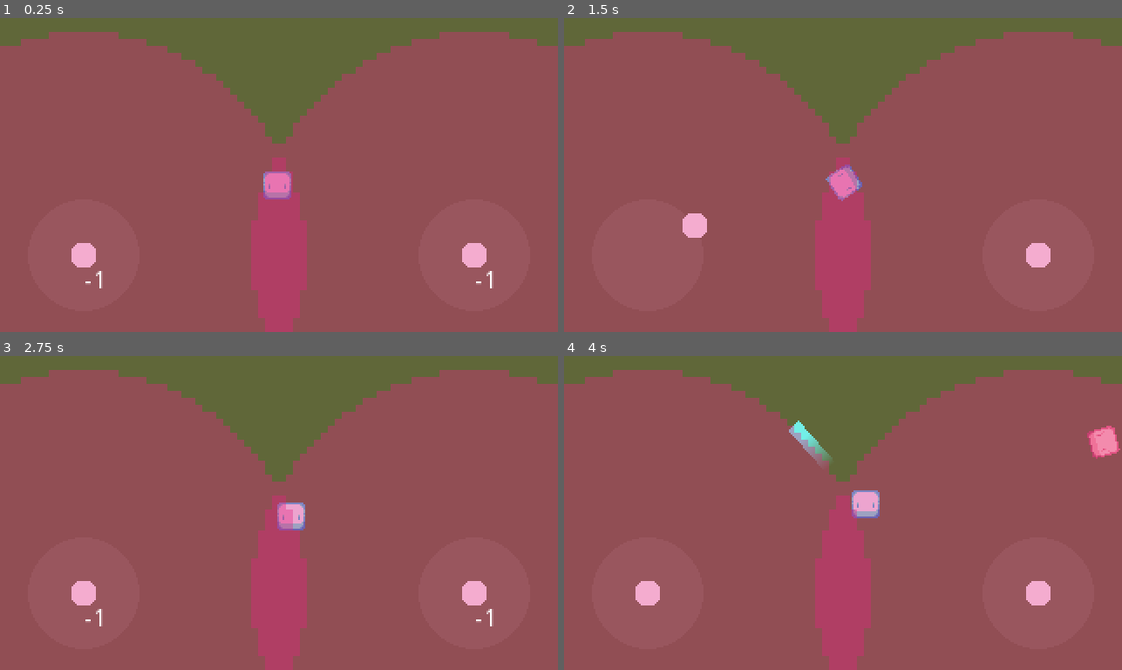
Above: before the commit, frames 1-4 (two rows, left to right).
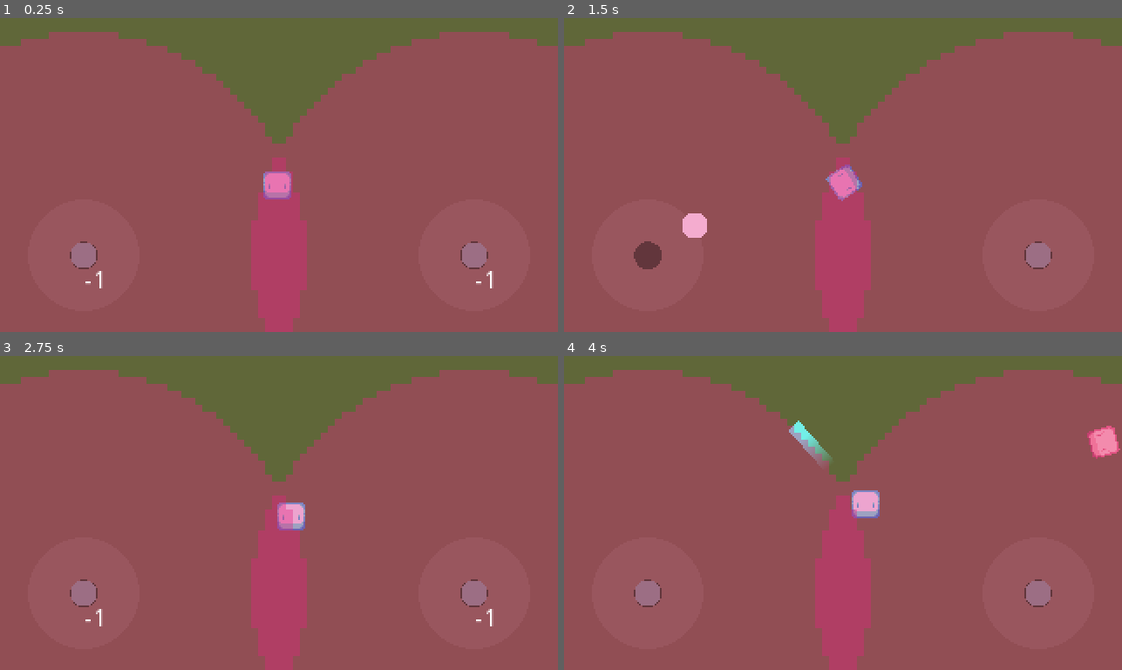
Above: after the commit, the same moments.

Repository: wyvernbw/godot-shooter-demo
Game: Godot game, scene res://world/World.tscn
Same seed, same stepped clock (60 frames per second), same inputs: the game is played once before the commit and once after it.
Inputs (mouse positions are in pixels of both pictures, inside the frame that each line leads up to):
- Up to frame 1 (0.25 s): no input
- Up to frame 2 (1.5 s): tap Enter at 0.5 s; move the mouse to (965, 159) at 0.52 s; click (965, 159) at 0.67 s; drag from (731, 190) to (815, 237) at 1.27 s
- Up to frame 3 (2.75 s): move the mouse to (334, 443) at 2.02 s; click (334, 443) at 2.17 s
- Up to frame 4 (4 s): drag from (815, 575) to (675, 465) at 2.77 s; move the mouse to (1010, 560) at 3.52 s; click (1010, 560) at 3.67 s

The runs differ from the first frame. In frame 1, 0.7% of the frame differs, in the area x 12-88%, y 71-80%; in frame 2, 0.7%; in frame 3, 0.7%; in frame 4, 0.7%.

Commit message:
Add joystick deadzone

Diff:
--- a/gui/Joystick.tscn
+++ b/gui/Joystick.tscn
@@ -7,6 +7,7 @@
 [node name="Joystick" type="Node2D"]
 script = ExtResource( 3 )
 search_radius = 64
+deadzone_radius = 8
 
 [node name="InnerCircle" type="Sprite" parent="."]
 texture = ExtResource( 2 )
@@ -29,6 +30,12 @@
 margin_top = 8.0
 margin_right = 40.0
 margin_bottom = 22.0
+text = "-1"
 __meta__ = {
 "_edit_use_anchors_": false
 }
+
+[node name="DeadzonePreview" type="Sprite" parent="."]
+modulate = Color( 0, 0, 0, 0.360784 )
+scale = Vector2( 0.25, 0.25 )
+texture = ExtResource( 1 )
--- a/gui/joystick.gd
+++ b/gui/joystick.gd
@@ -8,6 +8,7 @@
 export var available_radius : int = 32
 export var button_radius : int = 8
 export var search_radius : int = 128 setget set_search_radius
+export var deadzone_radius : int = 4 setget set_deadzone_radius
 
 onready var button := get_node("InnerCircle")
 
@@ -17,6 +18,8 @@
 
 func _input(event : InputEvent) -> void:
 	if event is InputEventScreenTouch or event is InputEventScreenDrag:
+		if not in_dead_zone(event):
+			return
 		if in_search_area(event) or joystick_active:
 			if current_index == NO_INPUT:
 				current_index = event.get_index()
@@ -41,9 +44,16 @@
 		emit_signal("joystick_moved", calculate_move_vector())
 	if Engine.editor_hint:
 		self.search_radius = search_radius
+		self.deadzone_radius = deadzone_radius
 
 func calculate_move_vector() -> Vector2:
 	return (button.global_position - self.position).normalized()
+
+func in_dead_zone(event : InputEvent) -> bool:
+	var vec = event.position - $Center.global_position
+	if event.get_index() == current_index:
+		$RayCast2D.cast_to = vec * 2 / (scale.x + scale.y)
+	return vec.length() >= deadzone_radius * (scale.x + scale.y) / 2
 
 func in_search_area(event : InputEvent) -> bool:
 	var vec = event.position - $Center.global_position
@@ -57,3 +67,10 @@
 		return
 	$SearchAreaPreview.scale.x = float(new_radius) / 32
 	$SearchAreaPreview.scale.y = float(new_radius) / 32
+
+func set_deadzone_radius(new_radius : int) -> void:
+	deadzone_radius = new_radius
+	if not get_node_or_null("DeadzonePreview"):
+		return
+	$DeadzonePreview.scale.x = float(new_radius) / 32
+	$DeadzonePreview.scale.y = float(new_radius) / 32
